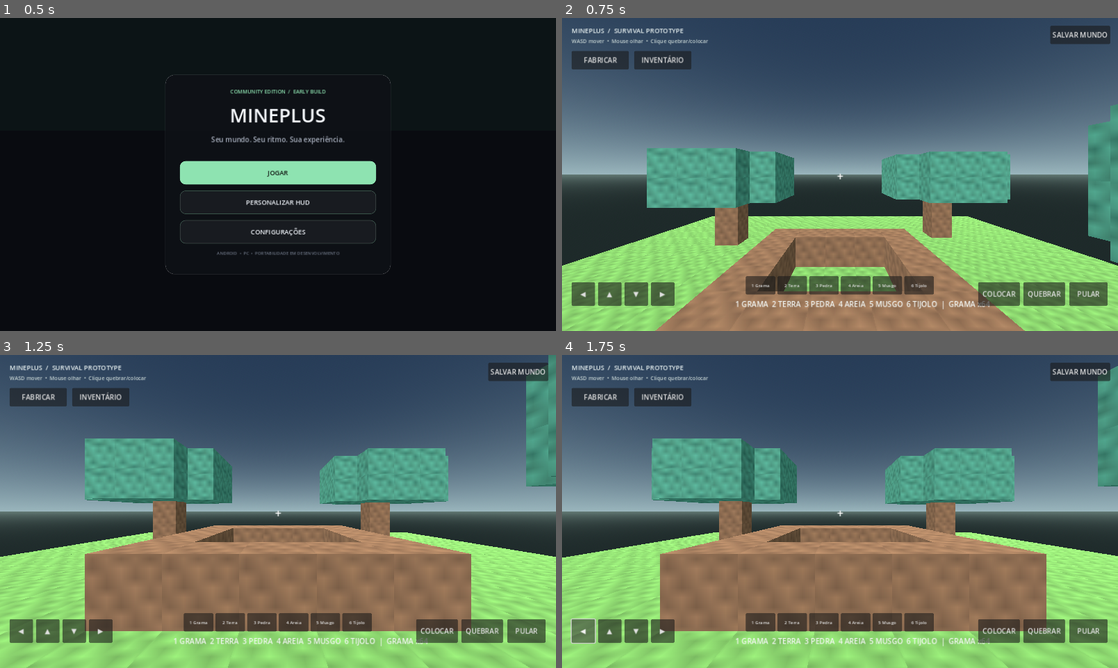
Above: before the commit, frames 1-4 (two rows, left to right).
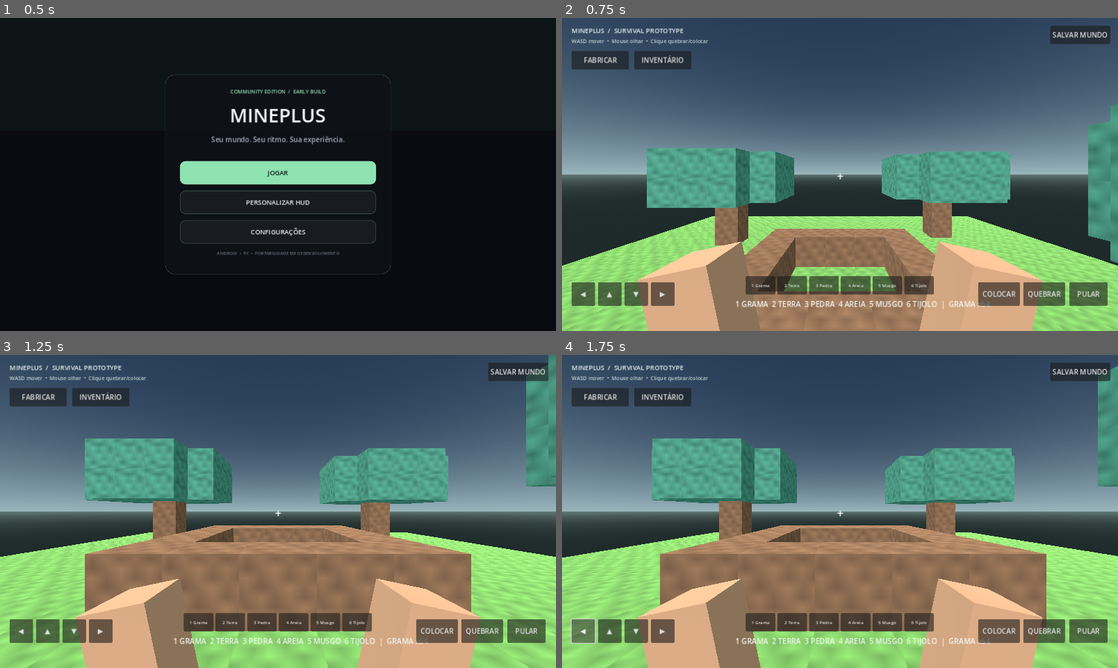
Above: after the commit, the same moments.

Repository: theolauria26-gif/MINEPLUS-PS4
Game: Godot game, scene res://scenes/main_menu.tscn
Two runs of this game, one before a commit and one after it. Both use one fixed random seed, a clock stepped at 60 frames per second and the inputs below.
Inputs:
- Up to frame 1 (0.5 s): no input
- Up to frame 2 (0.75 s): click "JOGAR" at 0.5 s
- Up to frame 3 (1.25 s): no input
- Up to frame 4 (1.75 s): click "◀" at 1.25 s

Frame 1 is identical in both runs. In frame 2, 8.4% of the frame differs, in the area x 13-87%, y 71-100%; in frame 3, 8.4%; in frame 4, 8.4%.

Commit message:
Add selectable first-person character skin colors

Diff:
--- a/scripts/world.gd
+++ b/scripts/world.gd
@@ -25,6 +25,8 @@
 var block_textures: Array[Texture2D] = []
 var walk_animation_time := 0.0
 var camera_base_height := 1.55
+var selected_skin := 0
+const SKIN_COLORS := [Color("#d9a47c"), Color("#8b5a3c"), Color("#e7c7a5"), Color("#c8b0e8")]
 
 func _ready() -> void:
 	_load_settings()
@@ -154,7 +156,22 @@
 	camera.current = true
 	camera.fov = configured_fov
 	player.add_child(camera)
+	_create_first_person_arms()
 	add_child(player)
+
+func _create_first_person_arms() -> void:
+	var arm_material := StandardMaterial3D.new()
+	arm_material.albedo_color = SKIN_COLORS[selected_skin]
+	arm_material.roughness = 0.85
+	for side in [-1.0, 1.0]:
+		var arm := MeshInstance3D.new()
+		var arm_mesh := BoxMesh.new()
+		arm_mesh.size = Vector3(0.16, 0.42, 0.16)
+		arm.mesh = arm_mesh
+		arm.material_override = arm_material
+		arm.position = Vector3(side * 0.34, -0.43, -0.52)
+		arm.rotation_degrees.z = side * -12.0
+		camera.add_child(arm)
 
 func _create_hud() -> void:
 	var hud := CanvasLayer.new()
@@ -335,6 +352,7 @@
 	if config.load("user://mineplus_settings.cfg") == OK:
 		look_sensitivity = clampf(float(config.get_value("controls", "sensitivity", 0.0025)), 0.0008, 0.008)
 		configured_fov = clampf(float(config.get_value("graphics", "fov", 78.0)), 60.0, 100.0)
+		selected_skin = clampi(int(config.get_value("appearance", "skin", 0)), 0, SKIN_COLORS.size() - 1)
 
 func _add_save_button(hud: CanvasLayer) -> void:
 	var save_button := Button.new()
